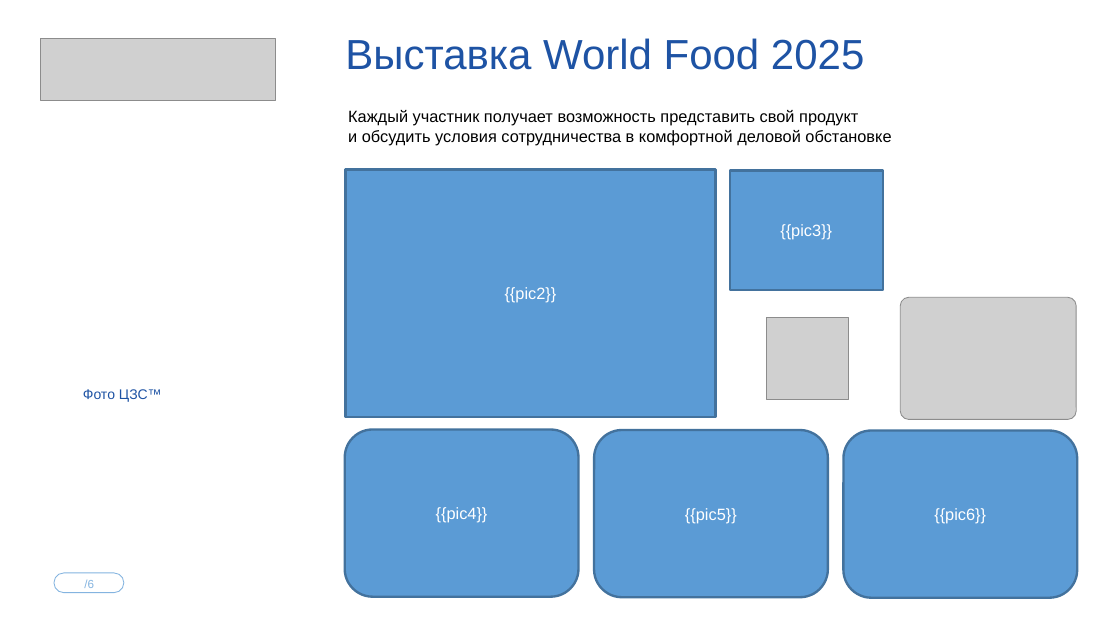
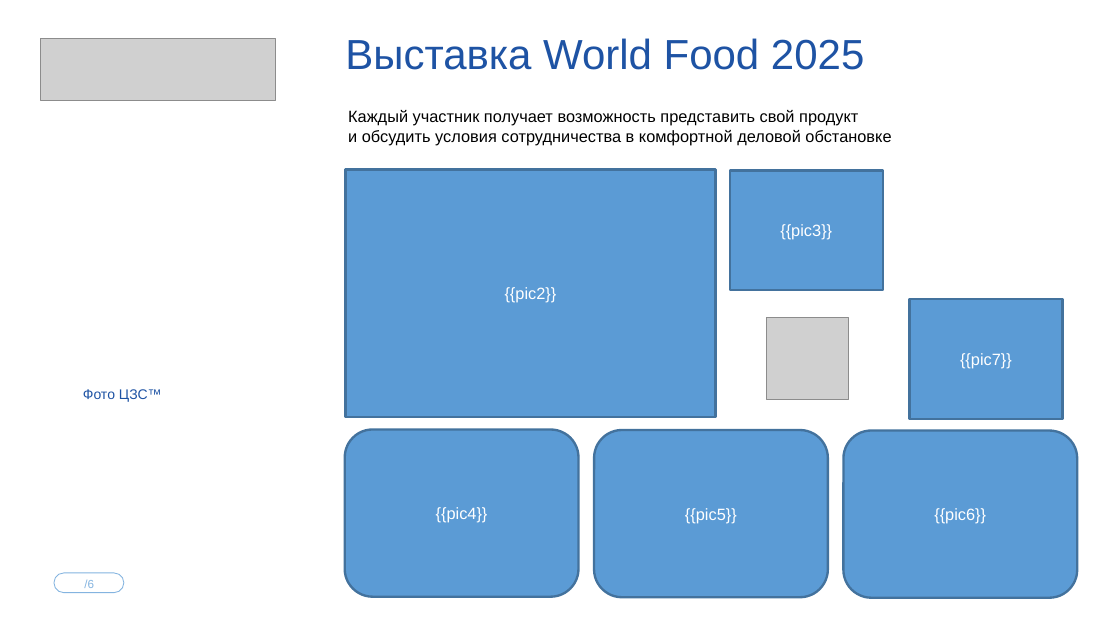
Before and after one commit to Mkisin/AutoSupplierCP, a slide deck: slide 5 of Шаблон ЦЗС.pptx. Drawn at 1120x630 pixels with LibreOffice and Linux fonts; fonts in the diff are those of the drawing; grey boxes stand for pictures; background and template pictures are left out. Boxes give left, top, right and bottom in pixels: in the first picture for what was removed or moved away, otherwise in the second. Text is boxed around its words. In the diff, an @@ line names an element or a change of style, - is before the commit and + after.

Commit message:
Improve presentation asset selection

```diff
--- a/Шаблон ЦЗС.pptx
+++ b/Шаблон ЦЗС.pptx
@@ picture removed at bbox=[901, 297, 1076, 419] @@
@@ rectangle added at bbox=[910, 299, 1063, 418], fill #5B9BD5, outline #43739E 2 pt, 14 pt, text #FFFFFF @@
+{{pic7}}
```
Also in this commit, not shown: 2 other files.
